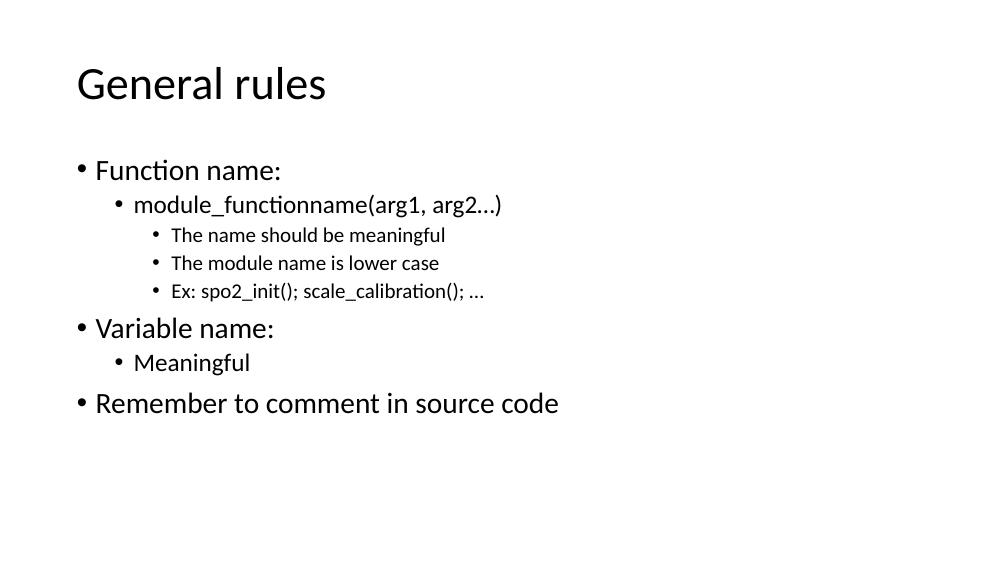
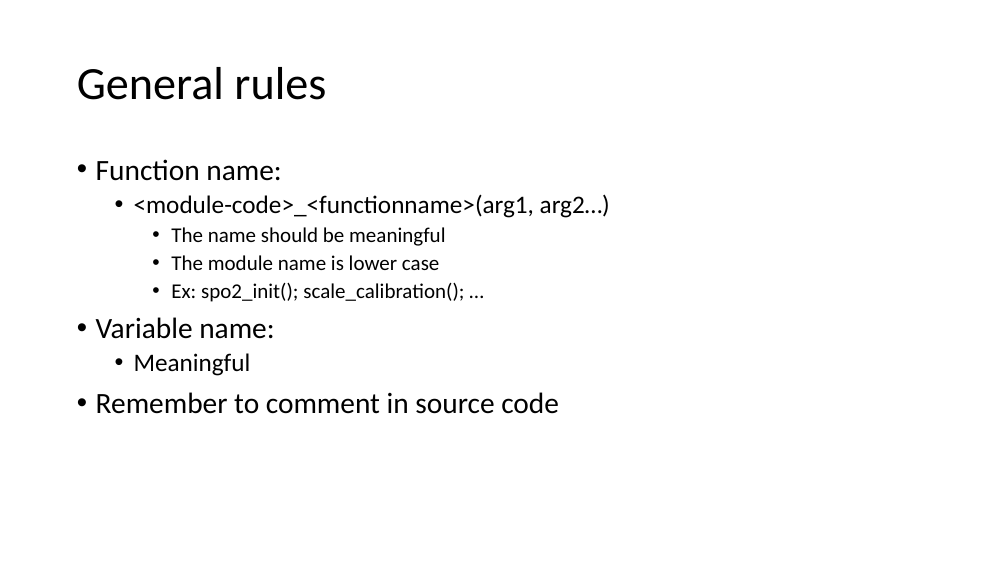
Before and after one commit to nguyenphu27/MyThesis, a slide deck: slide 3 of 00_Document/00_development_process/PPT_FunctionSpecification_R00.pptx. Drawn at 1008x567 pixels with LibreOffice and Linux fonts; fonts in the diff are those of the drawing. Boxes give left, top, right and bottom in pixels: in the first picture for what was removed or moved away, otherwise in the second. Text is boxed around its words. In the diff, an @@ line names an element or a change of style, - is before the commit and + after.

Commit message:
Update main, main_class, func spec
main_class now could init all module instance (include submodule)
Make Function specification more clearly

```diff
--- a/00_Document/00_development_process/PPT_FunctionSpecification_R00.pptx
+++ b/00_Document/00_development_process/PPT_FunctionSpecification_R00.pptx
@@ text at (134,194,610,218): text changed @@
-  • module_functionname(arg1, arg2…)
+  • <module-code>_<functionname>(arg1, arg2…)
```
Also in this commit, not shown: 16 other slides changed, 1 slide added, 2 other files.
